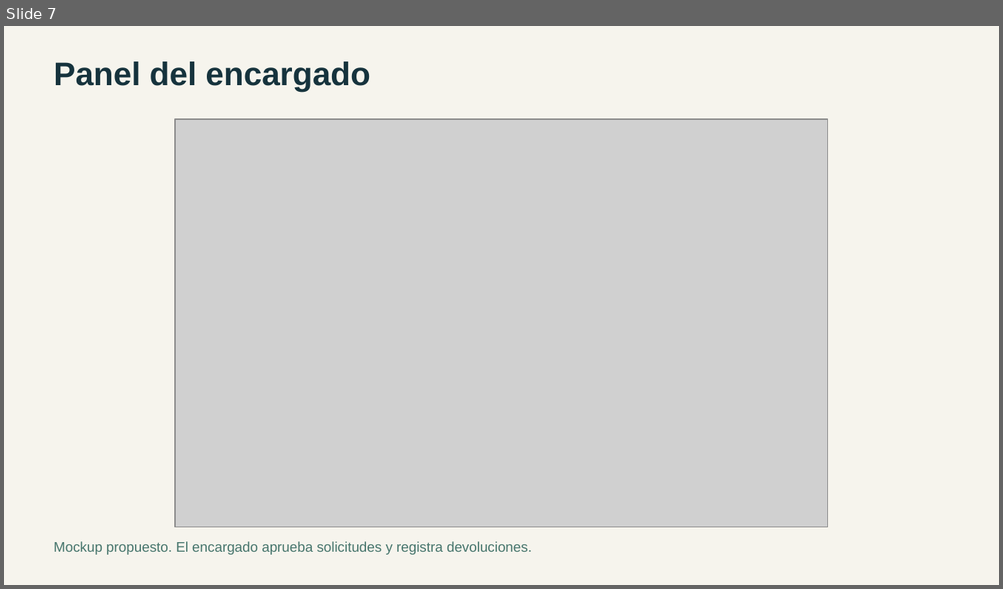
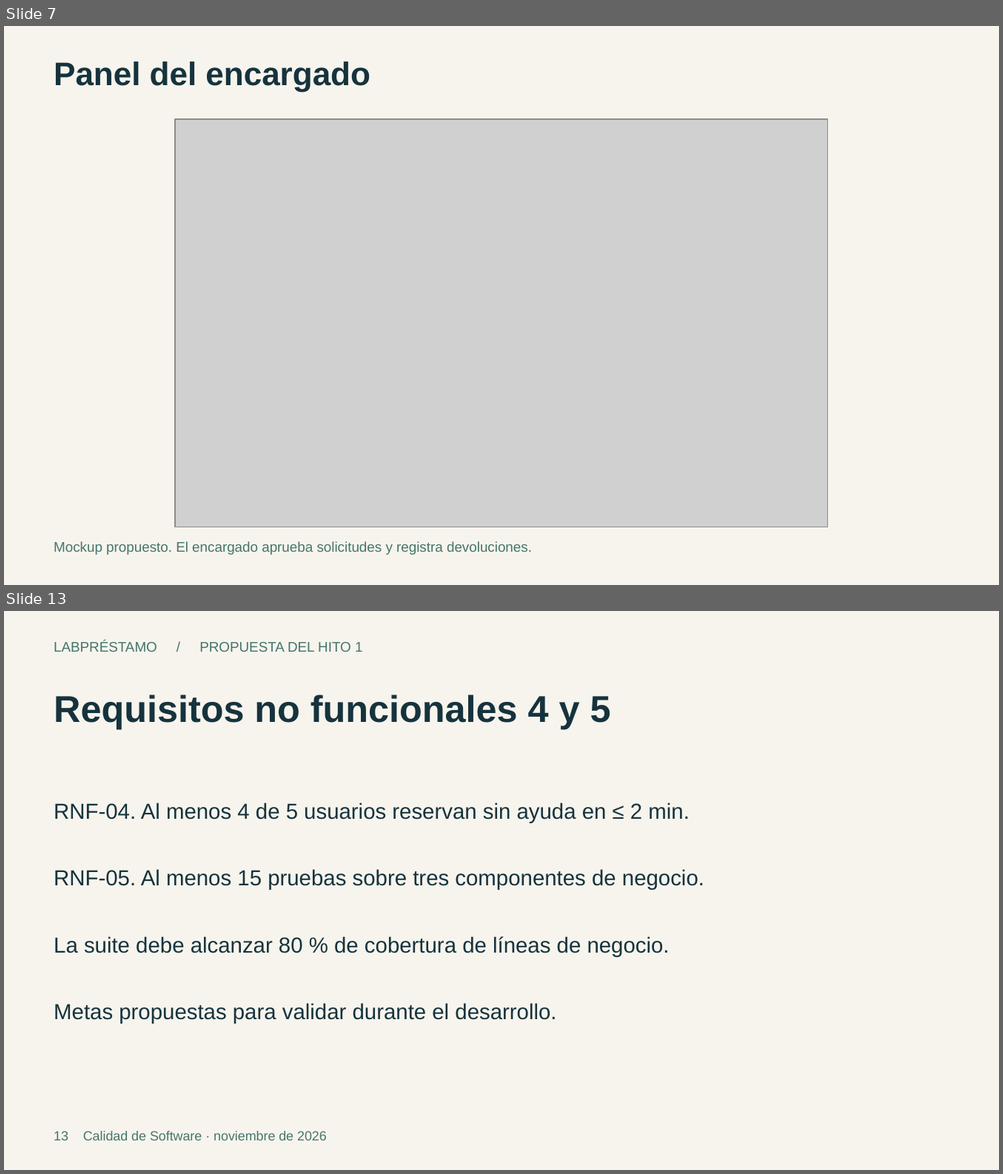
Before and after one commit to Piero-design/LabPrestamo, a slide deck: documentos/LabPrestamo_Hito_1.pptx. Shown one above the other, each under a label of ours: slide 7 before the commit, slides 7 and 13 after it; the slides between them are not shown. The pictures are 1003x589 and 1003x1174 pixels, drawn with LibreOffice and Linux fonts; fonts in the diff are those of the drawing; grey boxes stand for pictures. Boxes give left, top, right and bottom in pixels: in the first picture for what was removed or moved away, otherwise in the second. Text is boxed around its words. In the diff, an @@ line names an element or a change of style, - is before the commit and + after.

Commit message:
Reincorporar funcionalidades y requisitos conservando mockups

```diff
--- a/documentos/LabPrestamo_Hito_1.pptx
+++ b/documentos/LabPrestamo_Hito_1.pptx
@@ slide 13 added at (4,611,999,1170), background #F6F4ED @@
@@ text added at (54,642,363,652), 13.5 pt, text #46756C @@
+LABPRÉSTAMO / PROPUESTA DEL HITO 1
@@ text added at (54,695,611,729), 36 pt, text #16333D, bold @@
+Requisitos no funcionales 4 y 5
@@ text added at (54,803,688,823), 21 pt, text #16333D @@
+RNF-04. Al menos 4 de 5 usuarios reservan sin ayuda en ≤ 2 min.
@@ text added at (54,869,704,890), 21 pt, text #16333D @@
+RNF-05. Al menos 15 pruebas sobre tres componentes de negocio.
@@ text added at (54,937,669,957), 21 pt, text #16333D @@
+La suite debe alcanzar 80 % de cobertura de líneas de negocio.
@@ text added at (54,1003,556,1024), 21 pt, text #16333D @@
+Metas propuestas para validar durante el desarrollo.
@@ text added at (54,1131,327,1141), 12.8 pt, text #46756C @@
+13 Calidad de Software · noviembre de 2026
```
Also in this commit, not shown: 3 slides changed, 5 other slides added.
